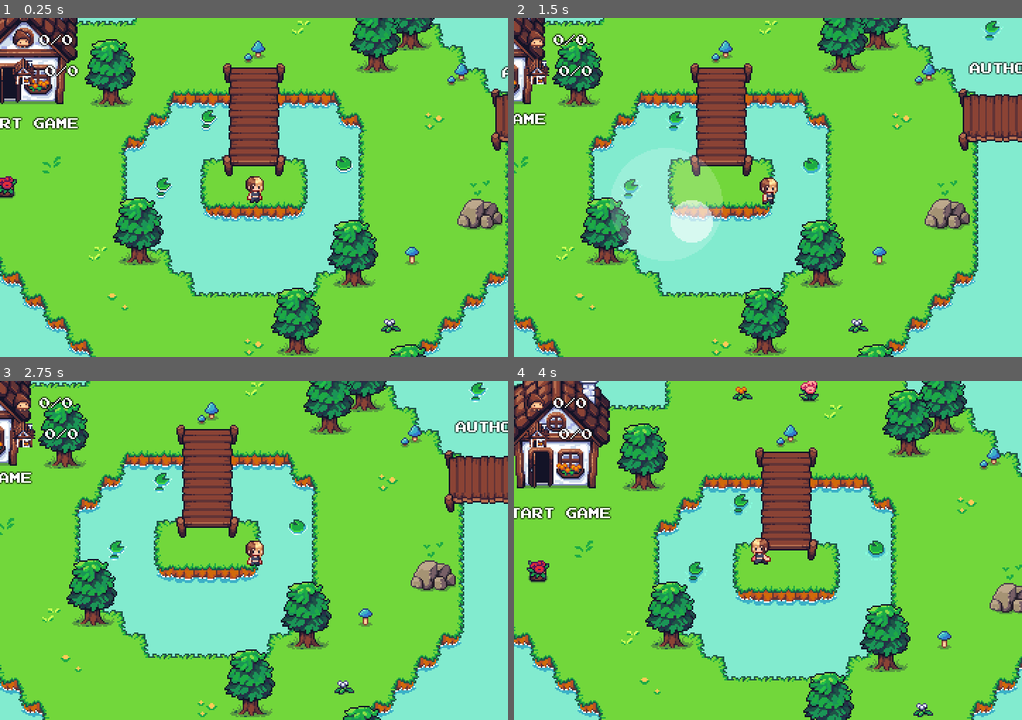
Above: before the commit, frames 1-4 (two rows, left to right).
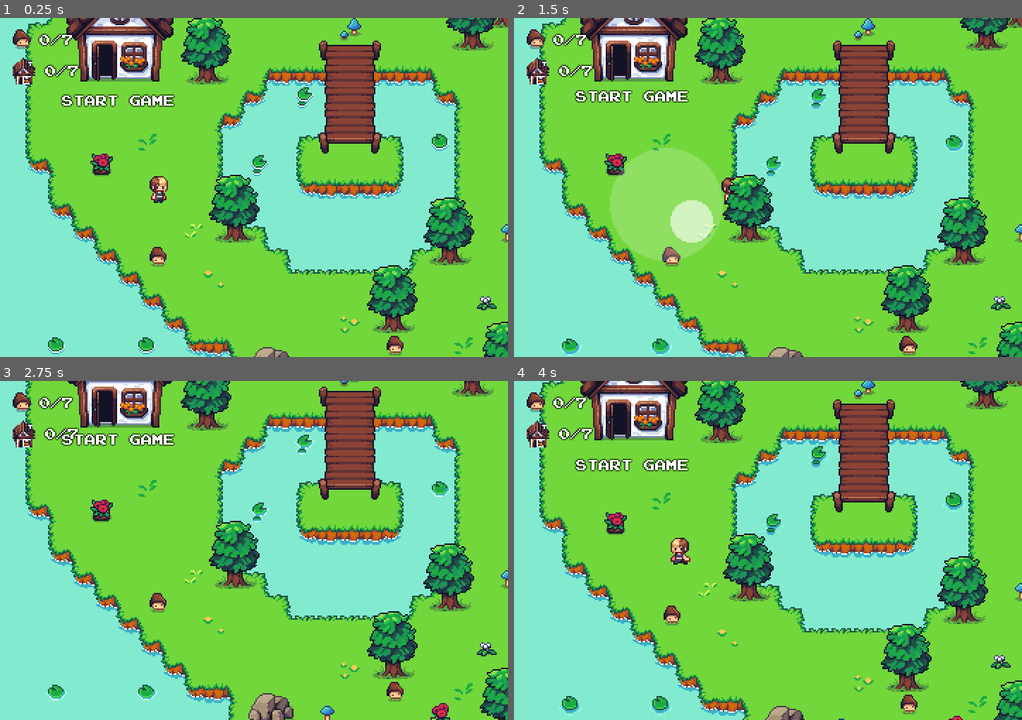
Above: after the commit, the same moments.

Repository: dmitrii-eremin/watch-your-step
Game: Godot game, scene res://scenes/levels/menu_level.tscn
Same seed, same stepped clock (60 frames per second), same inputs: the game is played once before the commit and once after it.
Inputs (mouse positions are in pixels of both pictures, inside the frame that each line leads up to):
- Up to frame 1 (0.25 s): no input
- Up to frame 2 (1.5 s): tap Enter (ui_accept) at 0.5, 0.77 s; move the mouse to (879, 170) at 0.52 s; hold Right (go_right) 0.53-1.25 s; click (879, 170) at 0.67 s; drag from (666, 204) to (742, 255) at 1.27 s
- Up to frame 3 (2.75 s): move the mouse to (304, 475) at 2.02 s; hold Right (go_right) from 2.03 s (still down)
- Up to frame 4 (4 s): release Right (go_right) at 2.75 s; drag from (742, 618) to (615, 499) at 2.77 s; move the mouse to (920, 601) at 3.52 s; hold Left (go_left) from 3.53 s (still down); tap Enter (ui_accept) at 3.77 s

The runs differ from the first frame. In frame 1, 68% of the frame differs, in the area x 0-100%, y 0-100%; in frame 2, 77%; in frame 3, 78%; in frame 4, 68%.

Commit message:
main menu level

Diff:
--- a/scenes/levels/menu_level.tscn
+++ b/scenes/levels/menu_level.tscn
@@ -7,6 +7,7 @@
 [ext_resource type="PackedScene" uid="uid://y1k0bbofm7jh" path="res://scenes/stone.tscn" id="5_xnw2a"]
 [ext_resource type="PackedScene" uid="uid://doocrvi4mvtx0" path="res://scenes/ui/jumping_label.tscn" id="6_xnw2a"]
 [ext_resource type="PackedScene" uid="uid://dapajjda17nh" path="res://scenes/secret_npc.tscn" id="7_xvx8b"]
+[ext_resource type="PackedScene" uid="uid://b5ke8t4tm5p1c" path="res://scenes/mushroom.tscn" id="8_o3mdm"]
 
 [node name="MenuLevel" instance=ExtResource("1_innd5")]
 script = ExtResource("2_p36d1")
@@ -21,7 +22,7 @@
 position = Vector2(-224, 8)
 
 [node name="Player" parent="YSortedObjects" index="1"]
-position = Vector2(184, 120)
+position = Vector2(48, 136)
 
 [node name="Houses" type="Node2D" parent="YSortedObjects" index="2"]
 y_sort_enabled = true
@@ -115,5 +116,33 @@
 [node name="SecretNpc" parent="YSortedObjects/NPC" index="0" instance=ExtResource("7_xvx8b")]
 position = Vector2(680, 239)
 
+[node name="Mushroom" parent="YSortedObjects/NPC" index="1" instance=ExtResource("8_o3mdm")]
+position = Vector2(48, 176)
+free_will = true
+
+[node name="Mushroom2" parent="YSortedObjects/NPC" index="2" instance=ExtResource("8_o3mdm")]
+position = Vector2(128, -3)
+free_will = true
+
+[node name="Mushroom3" parent="YSortedObjects/NPC" index="3" instance=ExtResource("8_o3mdm")]
+position = Vector2(312, 50)
+free_will = true
+
+[node name="Mushroom4" parent="YSortedObjects/NPC" index="4" instance=ExtResource("8_o3mdm")]
+position = Vector2(216, 239)
+free_will = true
+
+[node name="Mushroom5" parent="YSortedObjects/NPC" index="5" instance=ExtResource("8_o3mdm")]
+position = Vector2(520, 94)
+free_will = true
+
+[node name="Mushroom6" parent="YSortedObjects/NPC" index="6" instance=ExtResource("8_o3mdm")]
+position = Vector2(616, -8)
+free_will = true
+
+[node name="Mushroom7" parent="YSortedObjects/NPC" index="7" instance=ExtResource("8_o3mdm")]
+position = Vector2(608, 51)
+free_will = true
+
 [connection signal="player_hit" from="YSortedObjects/MushroomHouse" to="." method="_on_start_game"]
 [connection signal="player_hit" from="YSortedObjects/Houses/StartGameHouse" to="." method="_on_start_game"]
--- a/scenes/mushroom.gd
+++ b/scenes/mushroom.gd
@@ -5,22 +5,50 @@
 signal dead(mushroom: Node2D)
 signal collected(mushroom: Node2D)
 
+@export var mushroom_speed: float = 25.0
+@export var player_speed: float = 75.0
+@export var free_will: bool = false
+
 @onready var _brown_mushroom_tileset = preload("res://animations/brown_mushroom.tres")
 @onready var _blue_mushroom_tileset = preload("res://animations/blue_mushroom.tres")
 
-@export var mushroom_speed: float = 25.0
-@export var player_speed: float = 75.0
-
-@onready var _sprite = $AnimatedSprite2D
+@onready var _sprite := $AnimatedSprite2D
+@onready var _player_detection_area := $PlayerDetectionArea
+@onready var _free_will_timer := $FreeWillTimer
 
 @onready var _target: Vector2 = global_position
 @onready var _original_position: Vector2 = global_position
+@onready var _timer_delay: float = _free_will_timer.wait_time
 var _final_target: Node2D
 
 var _old_velocity: Vector2 = Vector2.ONE
 var _is_caught: bool = false
 var _is_dying: bool = false
 var _is_reached: bool = false
+
+const _free_will_walking_radius: float = 64.0
+
+func _ready() -> void:
+	if not free_will:
+		return
+	_player_detection_area.collision_mask = 0
+	_schedule_next_move()
+
+func _schedule_next_move() -> void:
+	if not free_will:
+		return
+	_free_will_timer.wait_time = randf_range(0.5 * _timer_delay, 1.5 * _timer_delay)
+	_free_will_timer.start()
+
+func _on_free_will_timer_timeout() -> void:
+	_target.x = randf_range(
+		_original_position.x - _free_will_walking_radius,
+		_original_position.x + _free_will_walking_radius,
+	)
+	_target.y = randf_range(
+		_original_position.y - _free_will_walking_radius,
+		_original_position.y + _free_will_walking_radius,
+	)
 
 func is_blue() -> bool:
 	return _is_caught or _final_target != null
@@ -63,8 +91,21 @@
 		if _final_target != null and direction.length_squared() == 0:
 			_on_reached_final_destination()
 
+		if free_will and _free_will_timer.is_stopped() and _final_target == null and target != null and velocity == Vector2.ZERO:
+			_on_reached_target()
+
 	move_and_slide()
+
+	if free_will and get_slide_collision_count() > 0 and velocity != Vector2.ZERO:
+		_on_stuck()
+
 	_select_animation()
+
+func _on_stuck() -> void:
+	_target = global_position
+
+func _on_reached_target() -> void:
+	_schedule_next_move()
 
 func _on_reached_final_destination() -> void:
 	if _is_reached:
@@ -75,7 +116,8 @@
 	call_deferred("queue_free")
 
 func _process(_delta: float) -> void:
-	pass
+	if not free_will:
+		return
 
 func _select_animation() -> void:
 	if _is_reached:
--- a/scenes/mushroom.tscn
+++ b/scenes/mushroom.tscn
@@ -16,22 +16,31 @@
 script = ExtResource("1_b0s10")
 
 [node name="AnimatedSprite2D" type="AnimatedSprite2D" parent="."]
+position = Vector2(0, 8)
 sprite_frames = ExtResource("2_0bdi0")
 animation = &"walk"
 autoplay = "default"
 
 [node name="CollisionShape2D" type="CollisionShape2D" parent="."]
-position = Vector2(0, 5)
+visible = false
+position = Vector2(0, 13)
 rotation = -1.5707964
 shape = SubResource("CapsuleShape2D_0bdi0")
 
 [node name="PlayerDetectionArea" type="Area2D" parent="."]
+position = Vector2(0, 8)
 collision_layer = 0
 collision_mask = 2
 
 [node name="CollisionShape2D" type="CollisionShape2D" parent="PlayerDetectionArea"]
+visible = false
 position = Vector2(0, 1)
 shape = SubResource("CapsuleShape2D_qxrkd")
 
+[node name="FreeWillTimer" type="Timer" parent="."]
+wait_time = 5.0
+one_shot = true
+
 [connection signal="animation_finished" from="AnimatedSprite2D" to="." method="_on_animated_sprite_2d_animation_finished"]
 [connection signal="body_entered" from="PlayerDetectionArea" to="." method="_on_player_detection_area_body_entered"]
+[connection signal="timeout" from="FreeWillTimer" to="." method="_on_free_will_timer_timeout"]
Not shown: 1 places in scenes/levels/menu_level.tscn that only renumber resources
